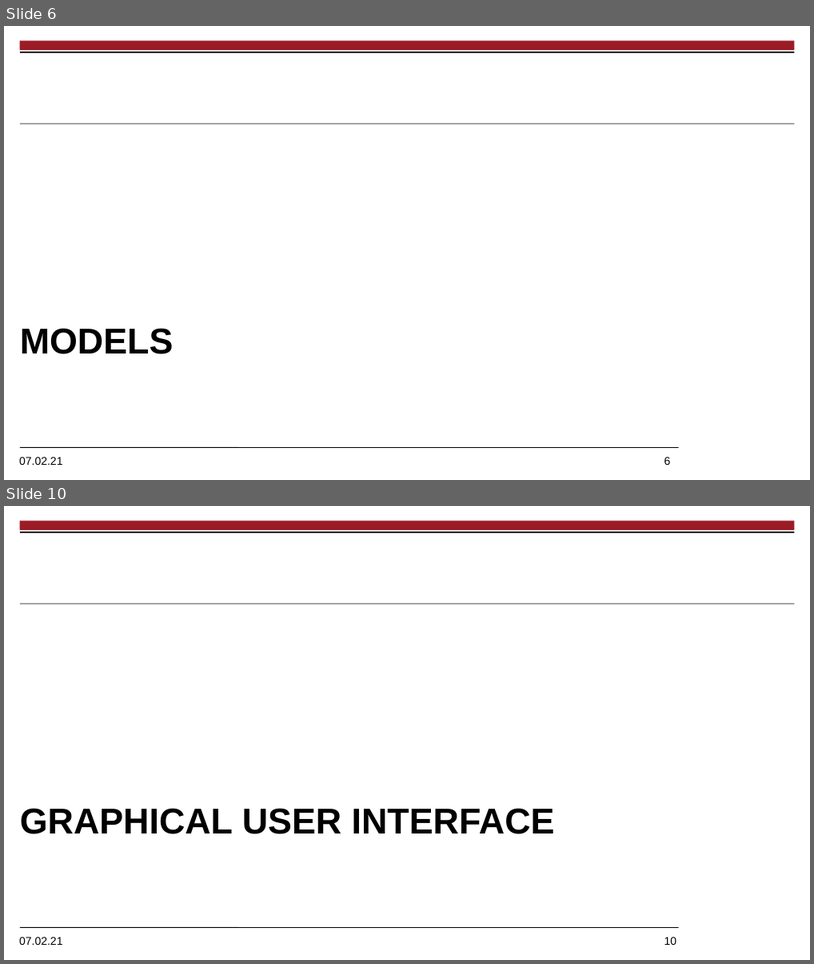
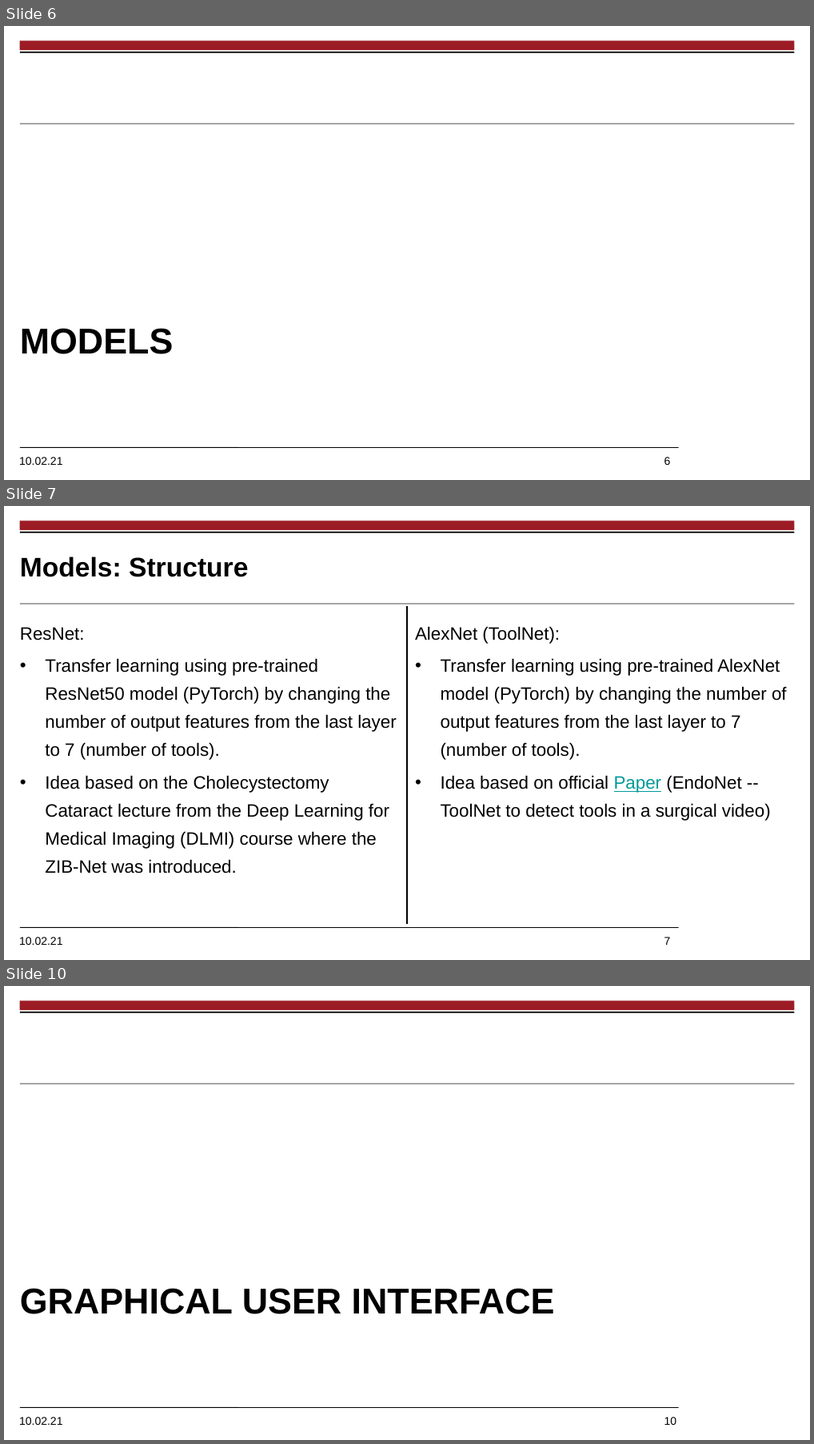
Before and after one commit to amrane99/CAI-Classification, a slide deck: docs/presentation/SurgeryRecognitionTool.pptx. Shown one above the other, each under a label of ours: slides 6 and 10 before the commit, slides 6, 7 and 10 after it; the slides between them are not shown. The pictures are 814x964 and 814x1444 pixels, drawn with LibreOffice and Linux fonts; fonts in the diff are those of the drawing; background and template pictures are left out. Boxes give left, top, right and bottom in pixels: in the first picture for what was removed or moved away, otherwise in the second. Text is boxed around its words. In the diff, an @@ line names an element or a change of style, - is before the commit and + after.

```diff
--- a/docs/presentation/SurgeryRecognitionTool.pptx
+++ b/docs/presentation/SurgeryRecognitionTool.pptx
@@ slide 7 added at <box>4,506,810,960</box>, background #FFFFFF; not listed: 5 template elements that a slide beside it also shows @@
@@ title added at <box>20,556,248,577</box>, 24 pt, text #000000, bold @@
+Models: Structure
@@ line added from (407, 923) to (407, 606), #000000 0.75 pt @@
@@ text added at <box>20,627,396,873</box>, 16 pt, text #000000 @@
+ResNet:
+• Transfer learning using pre-trained ResNet50 model (PyTorch) by changing the number of output features from the last layer to 7 (number of tools).
+• Idea based on the Cholecystectomy Cataract lecture from the Deep Learning for Medical Imaging (DLMI) course where the ZIB-Net was introduced.
@@ text added at <box>415,626,787,820</box>, 16 pt, text #000000 @@
+AlexNet (ToolNet):
+• Transfer learning using pre-trained AlexNet model (PyTorch) by changing the number of output features from the last layer to 7 (number of tools).
+• Idea based on official Paper (EndoNet -- ToolNet to detect tools in a surgical video)
@@ text at <box>19,456,671,464</box>: text changed @@
-07.02.21 6
+10.02.21 6
@@ text at <box>19,1416,678,1424</box>: text changed @@
-07.02.21 10
+10.02.21 10
```
Also in this commit, not shown: 10 other slides added, 3 slides removed, 20 other files.
